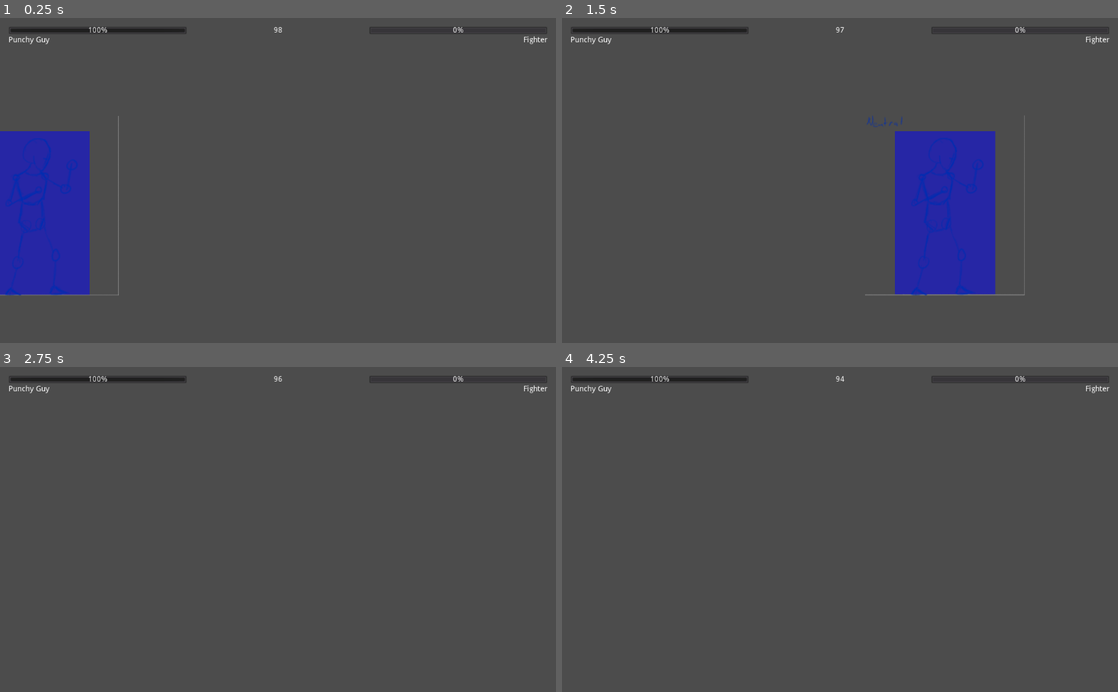
Above: before the commit, frames 1-4 (two rows, left to right).
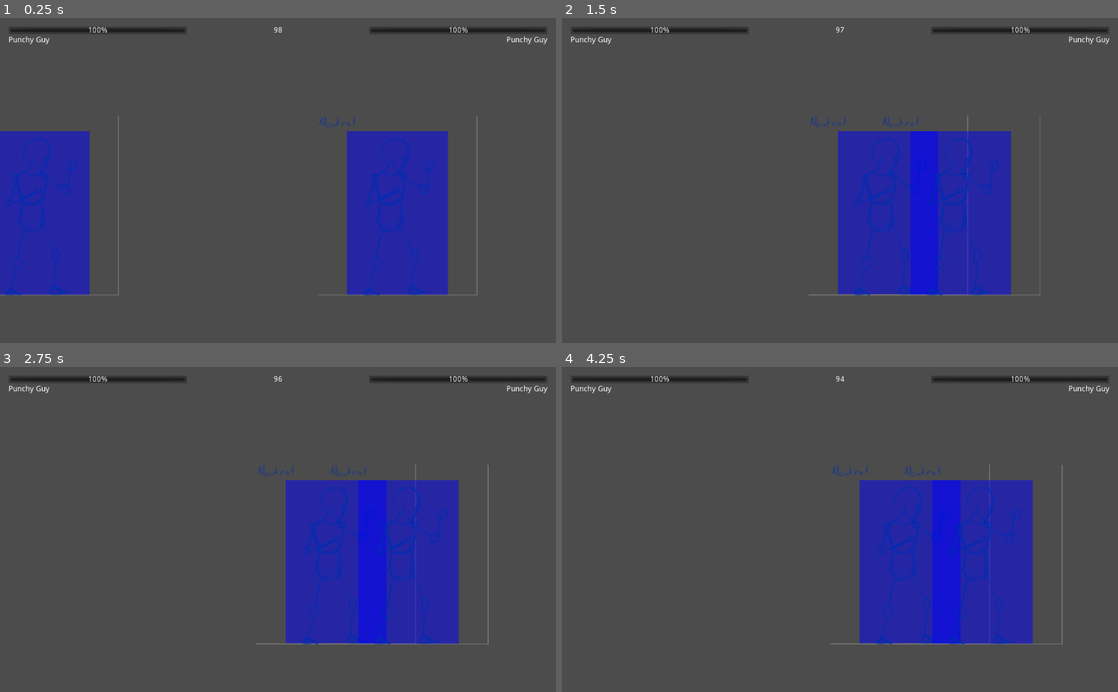
Above: after the commit, the same moments.

Repository: PistolRcks/flfa-project
Game: Godot game, scene res://level/basic_arena/TestingArena.tscn
Same seed, same stepped clock (60 frames per second), same inputs: the game is played once before the commit and once after it.
Inputs:
- Up to frame 1 (0.25 s): no input
- Up to frame 2 (1.5 s): tap Enter at 0.5 s; hold J (attack_a, bound only before the commit) 0.53-1.28 s; hold D (right, bound only before the commit) from 0.53 s (still down); tap W (up, bound only before the commit) at 0.77, 1.07 s; tap K (attack_b, bound only before the commit) at 0.8, 1.35 s
- Up to frame 3 (2.75 s): tap W (up, bound only before the commit) at 1.52, 1.55, 1.82 s; release D (right, bound only before the commit) at 2.03 s; hold A (left, bound only before the commit) from 2.03 s (still down); hold W (up, bound only before the commit) from 2.03 s (still down); tap J (attack_a, bound only before the commit) at 2.3 s
- Up to frame 4 (4.25 s): release A (left, bound only before the commit) at 2.78 s; release W (up, bound only before the commit) at 2.78 s; hold D (right, bound only before the commit) from 2.78 s (still down); tap J (attack_a, bound only before the commit) at 2.85 s; tap W (up, bound only before the commit) at 3.02, 3.32, 3.77, 3.8, 4.07 s; tap K (attack_b, bound only before the commit) at 3.05 s; hold K (attack_b, bound only before the commit) from 3.53 s (still down)

The runs differ from the first frame. In frame 1, 9.6% of the frame differs, in the area x 57-99%, y 2-86%; in frame 2, 9.9%; in frame 3, 16%; in frame 4, 16%, in the area x 48-99%, y 2-86%.

Commit message:
Added support for an additional player

Diff:
--- a/entity/Entity.gd
+++ b/entity/Entity.gd
@@ -34,6 +34,9 @@
 	# Update UI to reflect character
 	get_tree().call_group("combat_ui", "update_name", player_number, full_name)
 	get_tree().call_group("combat_ui", "update_health", player_number, 100)
+
+	# Let the ComboController know which player we are
+	combo_controller.update_assigned_player(player_number)
 
 func _physics_process(delta):
 	var momentum = Vector2()
--- a/entity/PlayerEntity.gd
+++ b/entity/PlayerEntity.gd
@@ -7,8 +7,8 @@
 func _physics_process(delta):
 	# Process movement, but only when a combo is not being performed
 	var momentum = Vector2(0,0)
-	var left = Input.is_action_pressed("left")
-	var right = Input.is_action_pressed("right")
+	var left = Input.is_action_pressed("p" + str(player_number) + "_left")
+	var right = Input.is_action_pressed("p" + str(player_number) + "_right")
 
 	# Process input
 	if not combo_being_performed:
@@ -21,7 +21,7 @@
 			momentum += Vector2(move_speed, 0)
 
 		# Jump
-		if is_on_floor() and Input.is_action_pressed("up"):
+		if is_on_floor() and Input.is_action_pressed("p" + str(player_number) + "_up"):
 			momentum += Vector2(0, -jump_strength)
 
 	# Stop when we're not inputting
--- a/level/basic_arena/TestingArena.tscn
+++ b/level/basic_arena/TestingArena.tscn
@@ -45,3 +45,7 @@
 
 [node name="PunchyGuy" parent="." instance=ExtResource( 1 )]
 position = Vector2( -66, -50 )
+
+[node name="PunchingBag" parent="." instance=ExtResource( 1 )]
+position = Vector2( 33, -36 )
+player_number = 2
--- a/project.godot
+++ b/project.godot
@@ -100,41 +100,65 @@
 "deadzone": 0.5,
 "events": [  ]
 }
-right={
+p1_right={
 "deadzone": 0.5,
 "events": [ Object(InputEventKey,"resource_local_to_scene":false,"resource_name":"","device":0,"alt":false,"shift":false,"control":false,"meta":false,"command":false,"pressed":false,"scancode":0,"physical_scancode":68,"unicode":0,"echo":false,"script":null)
 , Object(InputEventJoypadMotion,"resource_local_to_scene":false,"resource_name":"","device":0,"axis":0,"axis_value":1.0,"script":null)
  ]
 }
-left={
+p1_left={
 "deadzone": 0.5,
 "events": [ Object(InputEventKey,"resource_local_to_scene":false,"resource_name":"","device":0,"alt":false,"shift":false,"control":false,"meta":false,"command":false,"pressed":false,"scancode":0,"physical_scancode":65,"unicode":0,"echo":false,"script":null)
 , Object(InputEventJoypadMotion,"resource_local_to_scene":false,"resource_name":"","device":0,"axis":0,"axis_value":-1.0,"script":null)
  ]
 }
-down={
+p1_down={
 "deadzone": 0.5,
 "events": [ Object(InputEventKey,"resource_local_to_scene":false,"resource_name":"","device":0,"alt":false,"shift":false,"control":false,"meta":false,"command":false,"pressed":false,"scancode":0,"physical_scancode":83,"unicode":0,"echo":false,"script":null)
 , Object(InputEventJoypadMotion,"resource_local_to_scene":false,"resource_name":"","device":0,"axis":1,"axis_value":1.0,"script":null)
  ]
 }
-up={
+p1_up={
 "deadzone": 0.5,
 "events": [ Object(InputEventKey,"resource_local_to_scene":false,"resource_name":"","device":0,"alt":false,"shift":false,"control":false,"meta":false,"command":false,"pressed":false,"scancode":0,"physical_scancode":87,"unicode":0,"echo":false,"script":null)
 , Object(InputEventJoypadMotion,"resource_local_to_scene":false,"resource_name":"","device":0,"axis":1,"axis_value":-1.0,"script":null)
  ]
 }
-attack_a={
+p1_attack_a={
 "deadzone": 0.5,
 "events": [ Object(InputEventKey,"resource_local_to_scene":false,"resource_name":"","device":0,"alt":false,"shift":false,"control":false,"meta":false,"command":false,"pressed":false,"scancode":0,"physical_scancode":74,"unicode":0,"echo":false,"script":null)
 , Object(InputEventJoypadButton,"resource_local_to_scene":false,"resource_name":"","device":0,"button_index":2,"pressure":0.0,"pressed":false,"script":null)
  ]
 }
-attack_b={
+p1_attack_b={
 "deadzone": 0.5,
 "events": [ Object(InputEventKey,"resource_local_to_scene":false,"resource_name":"","device":0,"alt":false,"shift":false,"control":false,"meta":false,"command":false,"pressed":false,"scancode":0,"physical_scancode":75,"unicode":0,"echo":false,"script":null)
 , Object(InputEventJoypadButton,"resource_local_to_scene":false,"resource_name":"","device":0,"button_index":0,"pressure":0.0,"pressed":false,"script":null)
  ]
+}
+p2_right={
+"deadzone": 0.5,
+"events": [  ]
+}
+p2_left={
+"deadzone": 0.5,
+"events": [  ]
+}
+p2_up={
+"deadzone": 0.5,
+"events": [  ]
+}
+p2_down={
+"deadzone": 0.5,
+"events": [  ]
+}
+p2_attack_a={
+"deadzone": 0.5,
+"events": [  ]
+}
+p2_attack_b={
+"deadzone": 0.5,
+"events": [  ]
 }
 
 [physics]
--- a/ui/CombatUI.gd
+++ b/ui/CombatUI.gd
@@ -56,6 +56,5 @@
 func resume_timer():
 	timer.paused = false
 
-
 func _on_Timer_timeout():
 	emit_signal("round_over")
--- a/util/ComboController.gd
+++ b/util/ComboController.gd
@@ -5,6 +5,8 @@
 # FIXME: Fix accidental reinputting of direction input (line 56)
 
 var combo_list = []
+
+var assigned_player = 1		# Player assigned to this ComboController
 
 var recent_inputs = " "
 var inputs_updated = false
@@ -18,6 +20,15 @@
 const NEUTRAL_WAIT_TIME = 0.016 # The amount of time to wait after inputting to register a neutral
 
 var _testing = false
+
+# Translate inputs to the player's counterpart
+onready var nat_up = "p" + str(assigned_player) + "_up"
+onready var nat_down = "p" + str(assigned_player) + "_down"
+onready var nat_left = "p" + str(assigned_player) + "_left"
+onready var nat_right = "p" + str(assigned_player) + "_right"
+onready var nat_attack_a = "p" + str(assigned_player) + "_attack_a"
+onready var nat_attack_b = "p" + str(assigned_player) + "_attack_b"
+
 
 func _ready():
 	# Set this if we're in the ComboTester
@@ -37,11 +48,11 @@
 		]
 
 func _process(delta):
-	# Read inputs, convert into numpad notation (maybe this should be done player-side? will fix later)
-	var up = Input.is_action_pressed("up")
-	var down = Input.is_action_pressed("down")
-	var left = Input.is_action_pressed("left")
-	var right = Input.is_action_pressed("right")
+	# Read inputs, convert into numpad notation
+	var up = Input.is_action_pressed(nat_up)
+	var down = Input.is_action_pressed(nat_down)
+	var left = Input.is_action_pressed(nat_left)
+	var right = Input.is_action_pressed(nat_right)
 	var numpad # assume input is neutral
 	var input_to_process = ""
 
@@ -70,11 +81,11 @@
 
 	input_to_process += str(numpad) if numpad else ""
 
-	if Input.is_action_pressed("attack_a") and Input.is_action_pressed("attack_b"):
+	if Input.is_action_pressed(nat_attack_a) and Input.is_action_pressed(nat_attack_b):
 		input_to_process += "G"
-	elif Input.is_action_pressed("attack_a"):
+	elif Input.is_action_pressed(nat_attack_a):
 		input_to_process += "A"
-	elif Input.is_action_pressed("attack_b"):
+	elif Input.is_action_pressed(nat_attack_b):
 		input_to_process += "B"
 
 	# don't repeat inputs
@@ -111,7 +122,18 @@
 
 		get_node("../MarginContainer/VSplitContainer/Combos").bbcode_text = combo_performed
 
-# Convert input text to input images
+""" Update the currently assigned player (and natural inputs) to `new_player`. """
+func update_assigned_player(new_player : int):
+	assigned_player = new_player
+
+	nat_up = "p" + str(assigned_player) + "_up"
+	nat_down = "p" + str(assigned_player) + "_down"
+	nat_left = "p" + str(assigned_player) + "_left"
+	nat_right = "p" + str(assigned_player) + "_right"
+	nat_attack_a = "p" + str(assigned_player) + "_attack_a"
+	nat_attack_b = "p" + str(assigned_player) + "_attack_b"
+
+""" Convert input text to input images """
 func input_text_to_images(text : String) -> String:
 	var new_string = ""
 	for c in text:
@@ -122,7 +144,7 @@
 			new_string += c
 	return new_string
 
-# Adds combos to the combo list
+""" Adds combos to the combo list """
 func register_combo(combo : Combo):
 	combo_list.append(combo)
 
